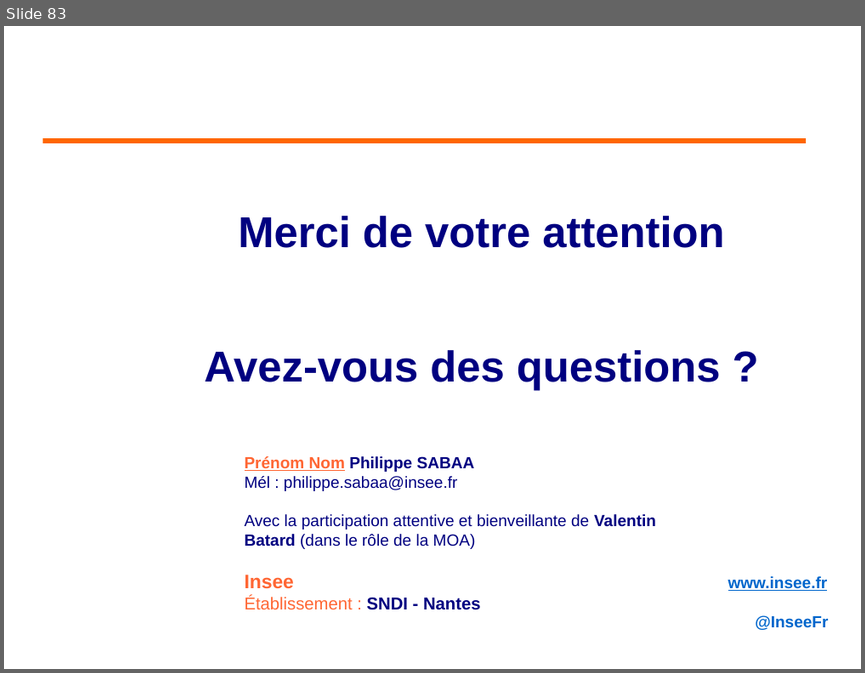
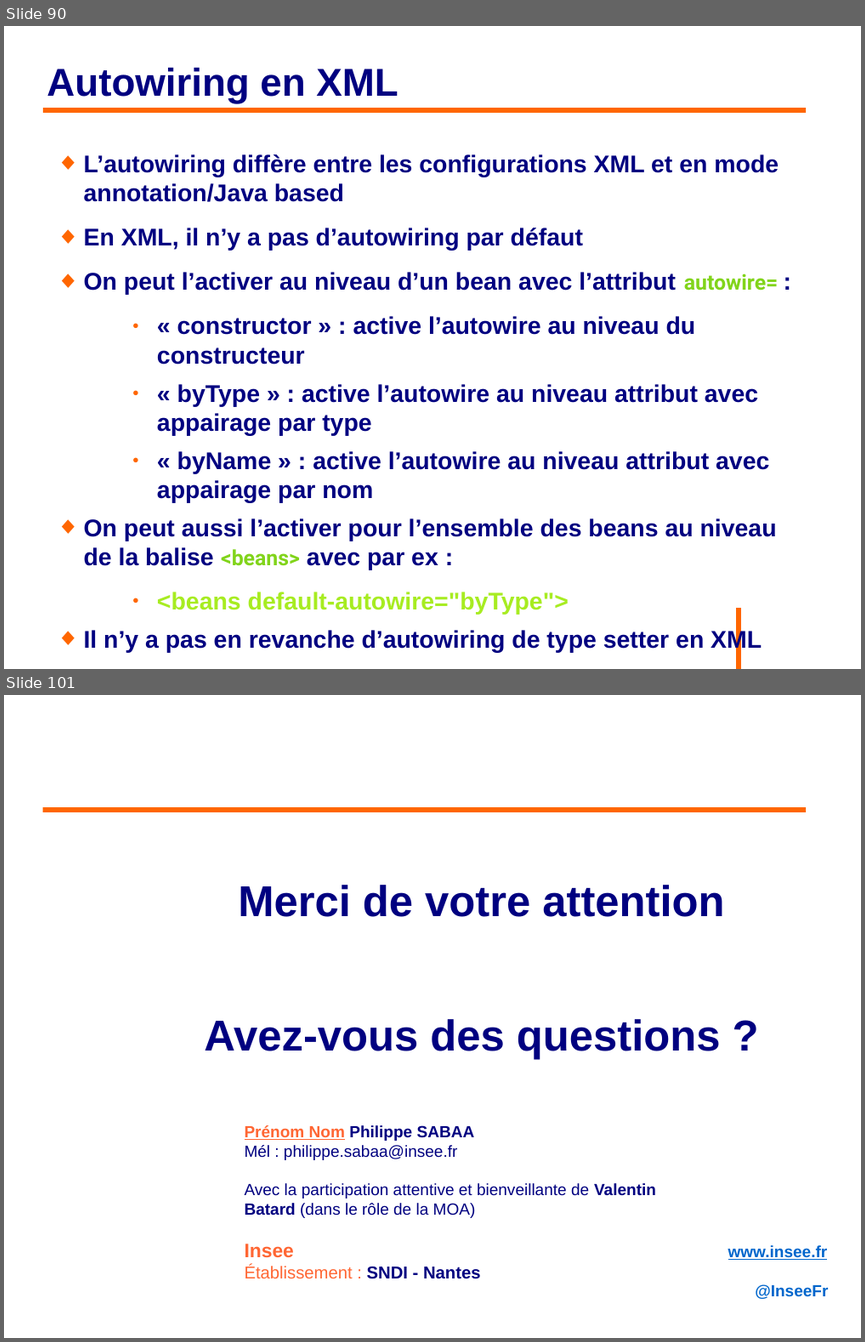
Before and after one commit to philphils/formation-spring, a slide deck: Documentation/diapo_formation_spring.odp. Shown one above the other, each under a label of ours: slide 83 before the commit, slides 90 and 101 after it; the slides between them are not shown. The pictures are 865x673 and 865x1342 pixels, drawn with LibreOffice and Linux fonts; fonts in the diff are those of the drawing; background and template pictures are left out. Boxes give left, top, right and bottom in pixels: in the first picture for what was removed or moved away, otherwise in the second. Text is boxed around its words. In the diff, an @@ line names an element or a change of style, - is before the commit and + after.

```diff
--- a/Documentation/diapo_formation_spring.odp
+++ b/Documentation/diapo_formation_spring.odp
@@ slide 90 added at (x1=4, y1=26, x2=861, y2=669), background #FFFFFF @@
@@ title added at (x1=46, y1=68, x2=398, y2=104), 36 pt, text #000080, bold @@
+Autowiring en XML
@@ line added from (43, 110) to (806, 110), #FF6600 4.54 pt @@
@@ text added at (x1=84, y1=154, x2=778, y2=652), 22.4 pt, text #000080, bold @@
+◆ L’autowiring diffère entre les configurations XML et en mode annotation/Java based
+◆ En XML, il n’y a pas d’autowiring par défaut
+◆ On peut l’activer au niveau d’un bean avec l’attribut autowire= :
+    ● « constructor » : active l’autowire au niveau du constructeur
+    ● « byType » : active l’autowire au niveau attribut avec appairage par type
+    ● « byName » : active l’autowire au niveau attribut avec appairage par nom
+◆ On peut aussi l’activer pour l’ensemble des beans au niveau de la balise <beans> avec par ex :
+    ● <beans default-autowire="byType">
+◆ Il n’y a pas en revanche d’autowiring de type setter en XML
@@ line added from (738, 607) to (738, 669), #FF6600 4.54 pt @@
@@ what was slide 83 is now slide 101 @@
```
Also in this commit, not shown: 15 slides changed, 17 other slides added.
